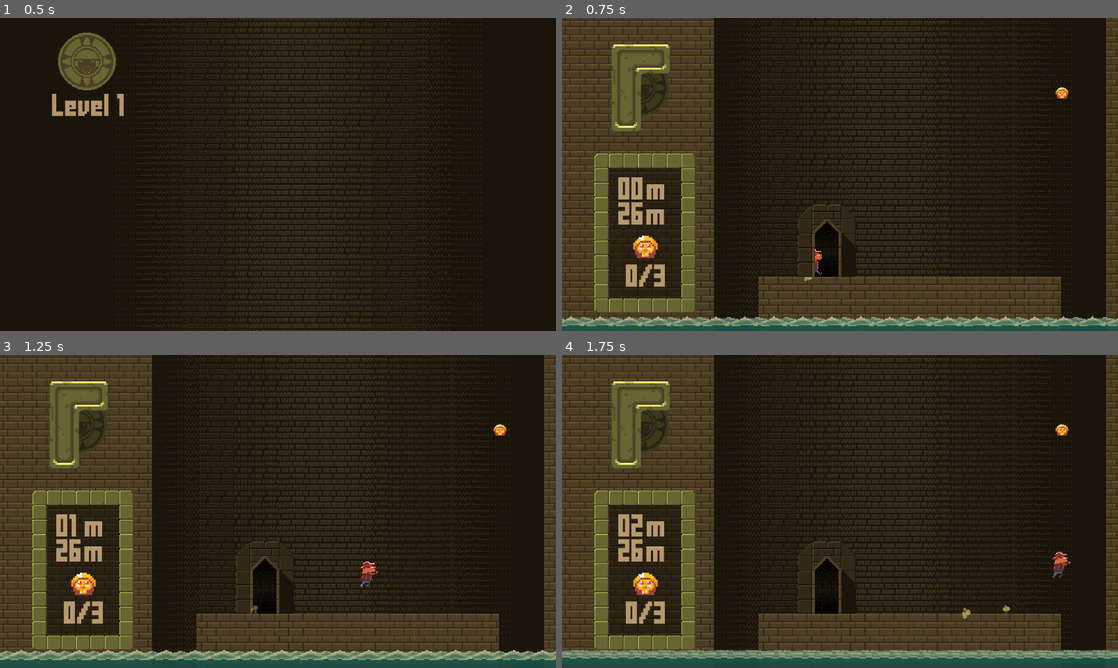
Above: before the commit, frames 1-4 (two rows, left to right).
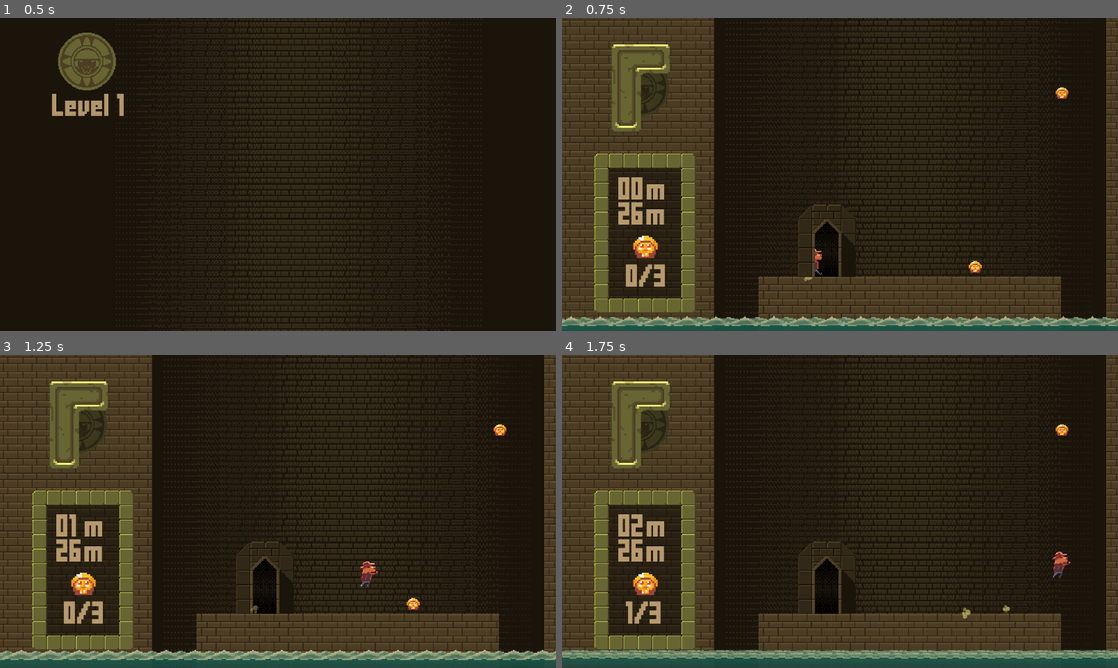
Above: after the commit, the same moments.

Repository: The-First-Pancake/gmtk-game-jam-2024
Game: Godot game, scene res://Levels/LevelSelect.tscn
Same seed, same stepped clock (60 frames per second), same inputs: the game is played once before the commit and once after it. The engine's default icon, where the game draws it, is replaced by a stand-in: a white triangle on a blue panel in a dark square. Sound files missing from this copy of the repository are replaced by a short silence.
Inputs (mouse positions are in pixels of both pictures, inside the frame that each line leads up to):
- Up to frame 1 (0.5 s): no input
- Up to frame 2 (0.75 s): tap Enter at 0.5 s; move the mouse to (650, 61) at 0.52 s; hold Right (move_right) from 0.53 s (still down); click (650, 61) at 0.6 s
- Up to frame 3 (1.25 s): keep holding Right (move_right); tap Space (jump) at 0.77 s
- Up to frame 4 (1.75 s): keep holding Right (move_right); move the mouse to (639, 423) at 1.27 s; right-click (639, 423) at 1.35 s; click (639, 423) at 1.42 s; tap Space (jump) at 1.52 s

Frame 1 is identical in both runs. In frame 2, 3.1% of the frame differs, in the area x 32-90%, y 0-96%; in frame 3, 3.1%; in frame 4, 3.4%, in the area x 11-90%, y 0-94%.

Commit message:
Fixed Template Level

Diff:
--- a/Levels/Template Level.tscn
+++ b/Levels/Template Level.tscn
@@ -290,13 +290,5 @@
 [node name="Idol2" parent="." instance=ExtResource("13_jfp1q")]
 position = Vector2(1524, 998)
 
-[node name="Background" type="TextureRect" parent="Parallax2D"]
-texture_filter = 1
-material = SubResource("CanvasItemMaterial_sacac")
-offset_left = 340.0
-offset_top = -16345.0
-offset_right = 980.0
-offset_bottom = -12660.0
-scale = Vector2(3, 5)
-texture = ExtResource("1_dtx2u")
-stretch_mode = 1
+[node name="Idol3" parent="." instance=ExtResource("13_jfp1q")]
+position = Vector2(1600, 1000)
Not shown: 1 places in Levels/Template Level.tscn that only renumber resources
